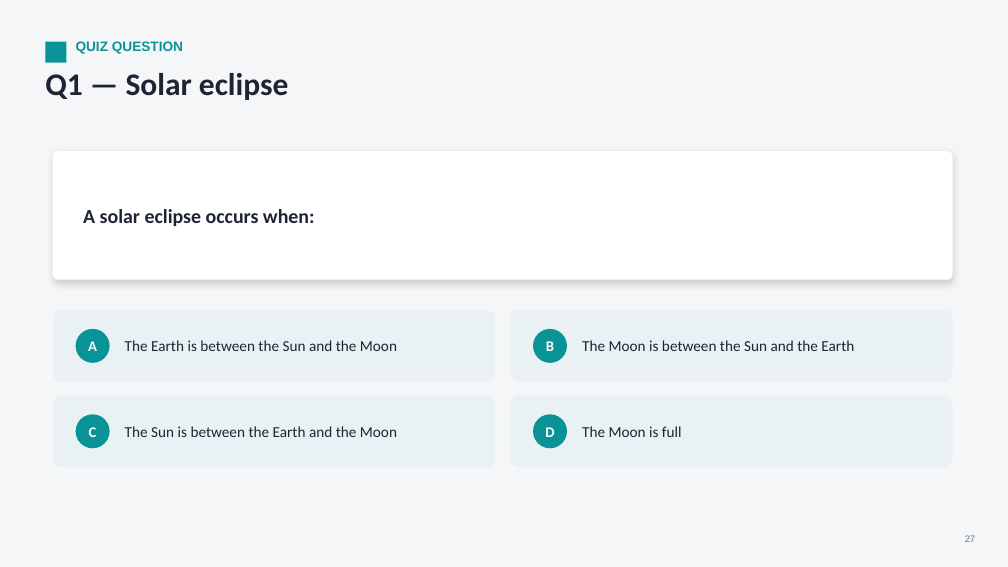
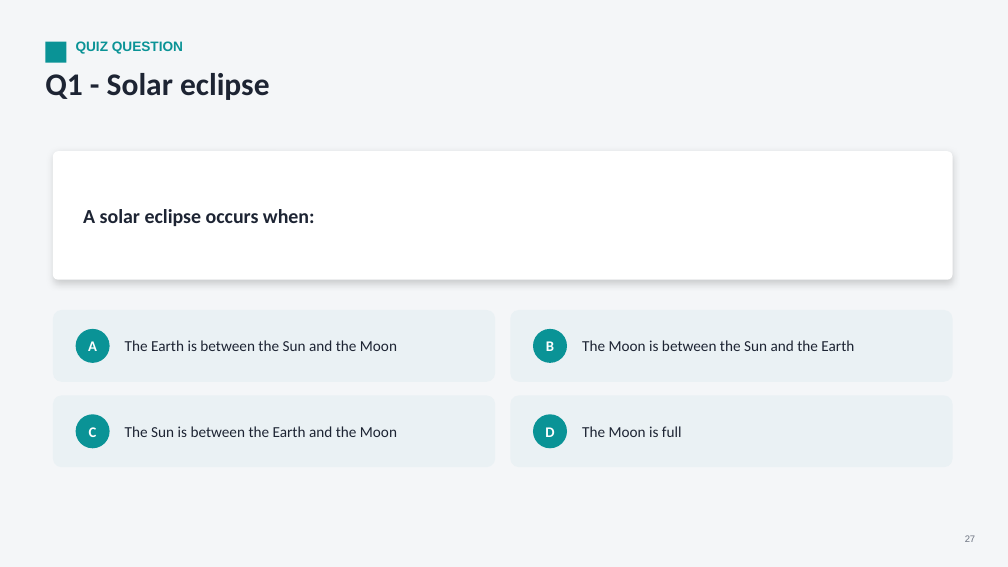
Before and after one commit to parmeshwars2911/MyFirstAR, a slide deck: slide 27 of ppt/Grade06/G06_S53_Light_2.pptx. Drawn at 1008x567 pixels with LibreOffice and Linux fonts; fonts in the diff are those of the drawing. Boxes give left, top, right and bottom in pixels: in the first picture for what was removed or moved away, otherwise in the second. Text is boxed around its words. In the diff, an @@ line names an element or a change of style, - is before the commit and + after.

```diff
--- a/ppt/Grade06/G06_S53_Light_2.pptx
+++ b/ppt/Grade06/G06_S53_Light_2.pptx
@@ text at [45,73,270,100]: text changed @@
-Q1 — Solar eclipse
+Q1 - Solar eclipse
```
Also in this commit, not shown: 18 other slides changed, 11 other files.
